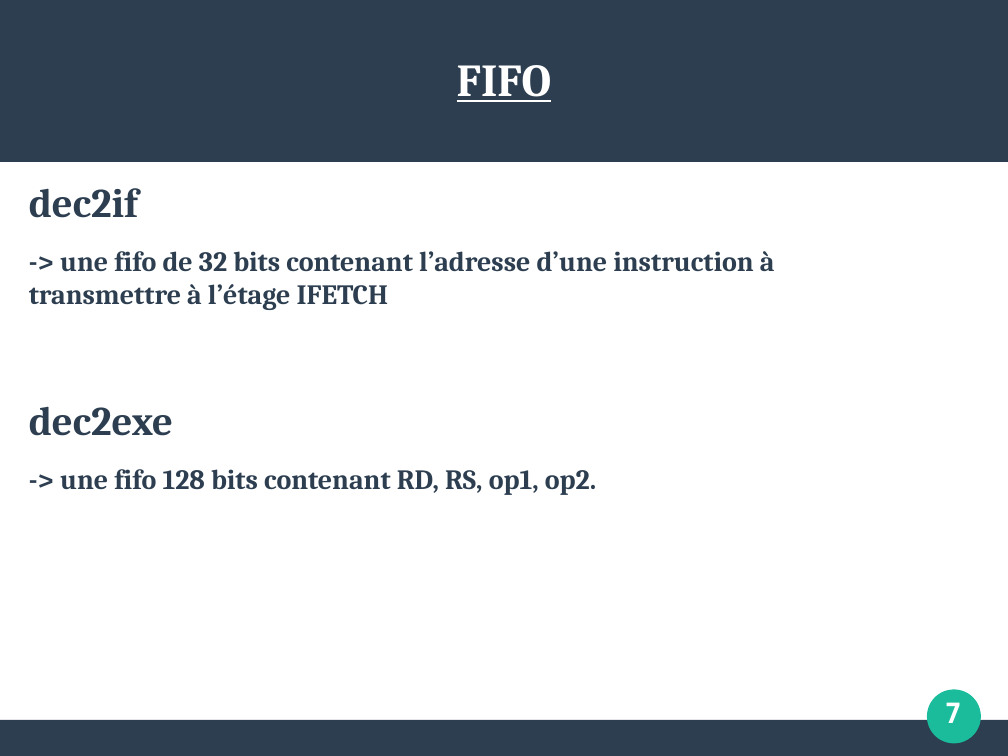
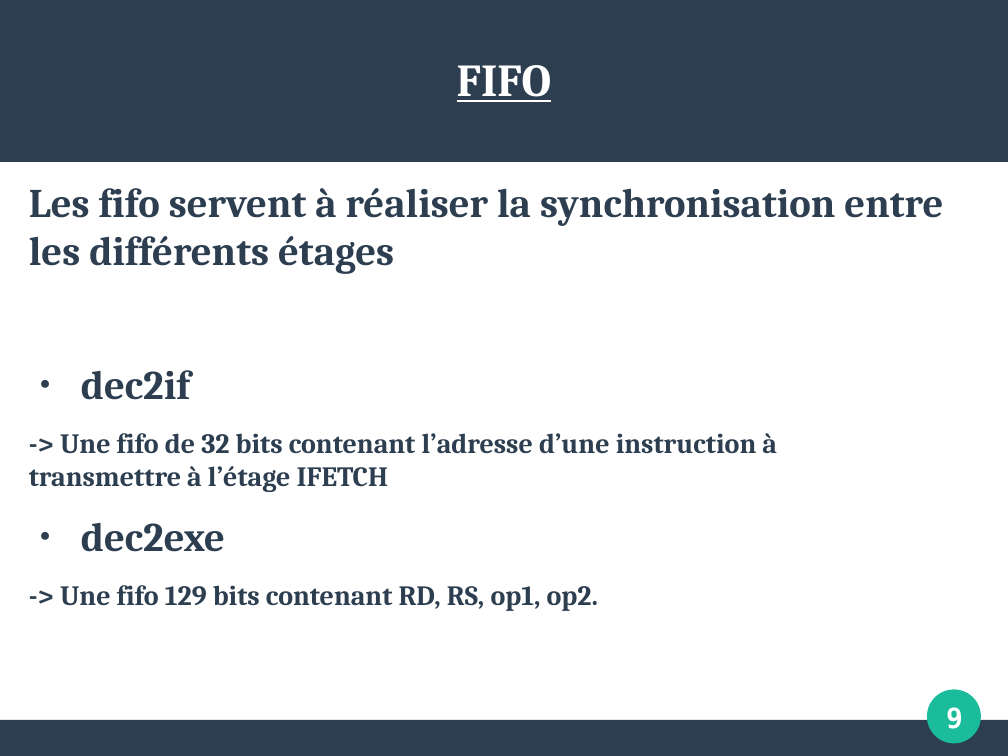
Before and after one commit to maximouth/VHDL, a slide deck: slide 9 of presentation1.odp (slide 7 before the commit). Drawn at 1008x756 pixels with LibreOffice and Linux fonts; fonts in the diff are those of the drawing. Boxes give left, top, right and bottom in pixels: in the first picture for what was removed or moved away, otherwise in the second. Text is boxed around its words. In the diff, an @@ line names an element or a change of style, - is before the commit and + after.

```diff
--- a/presentation1.odp
+++ b/presentation1.odp
@@ text at box(29, 188, 943, 274): paragraph added @@
+Les fifo servent à réaliser la synchronisation entre les différents étages
@@ text at box(81, 370, 225, 552): bullet none to ● @@
@@ text at box(29, 433, 777, 492): text changed @@
--> une fifo de 32 bits contenant l’adresse d’une instruction à transmettre à l’étage IFETCH
+-> Une fifo de 32 bits contenant l’adresse d’une instruction à transmettre à l’étage IFETCH
@@ text at box(60, 585, 598, 611): text changed @@
--> une fifo 128 bits contenant RD, RS, op1, op2.
+-> Une fifo 129 bits contenant RD, RS, op1, op2.
@@ text removed at box(945, 702, 962, 723) @@
-7
@@ text added at box(946, 707, 963, 729), 22 pt, text #FFFFFF, bold @@
+9
```
Also in this commit, not shown: 10 other slides changed, 9 slides added, 4 slides removed.
